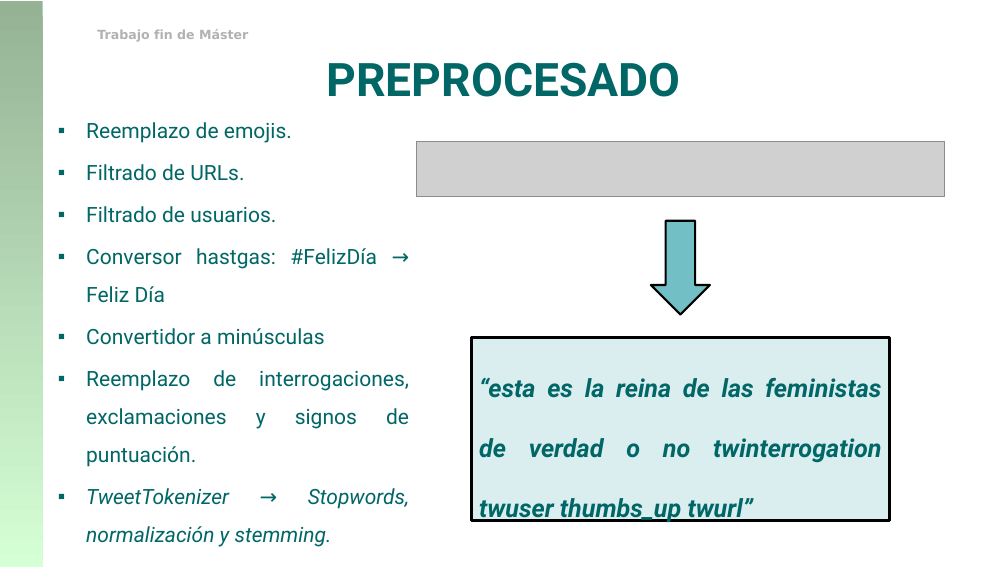
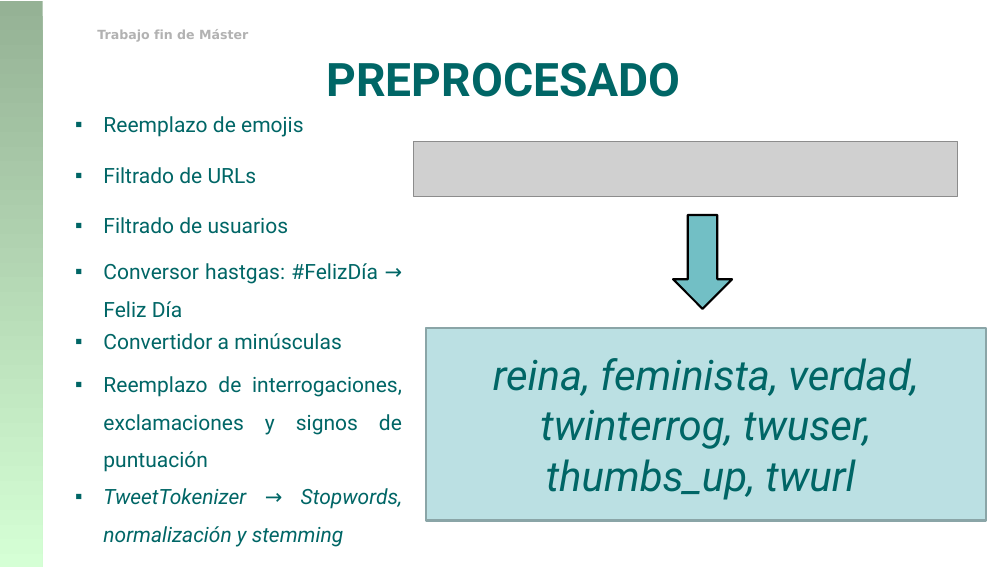
Before and after one commit to franciscorodriguez92/uned-tfm, a slide deck: slide 15 of TFM_Francisco_Rodriguez.pptx. Drawn at 1008x567 pixels with LibreOffice and Linux fonts; fonts in the diff are those of the drawing; grey boxes stand for pictures; background and template pictures are left out. Boxes give left, top, right and bottom in pixels: in the first picture for what was removed or moved away, otherwise in the second. Text is boxed around its words. In the diff, an @@ line names an element or a change of style, - is before the commit and + after.

```diff
--- a/TFM_Francisco_Rodriguez.pptx
+++ b/TFM_Francisco_Rodriguez.pptx
@@ text added at <box>103,116,304,137</box>, 20 pt, text #006666 @@
+▪ Reemplazo de emojis
@@ text removed at <box>86,122,409,547</box> @@
-▪ Reemplazo de emojis.
-▪ Filtrado de URLs.
-▪ Filtrado de usuarios.
-▪ Conversor hastgas: #FelizDía → Feliz Día
-▪ Convertidor a minúsculas
-▪ Reemplazo de interrogaciones, exclamaciones y signos de puntuación.
-▪ TweetTokenizer → Stopwords, normalización y stemming.
@@ picture: place and size @@
-picture at <box>417,141,945,196</box>
+picture at <box>414,141,957,196</box>
@@ text added at <box>103,167,257,184</box>, 20 pt, text #006666 @@
+▪ Filtrado de URLs
@@ text added at <box>103,217,289,234</box>, 20 pt, text #006666 @@
+▪ Filtrado de usuarios
@@ down arrow: place and size @@
-down arrow at <box>651,221,710,315</box>
+down arrow at <box>673,215,732,309</box>
@@ text added at <box>103,263,378,318</box>, 20 pt, text #006666 @@
+▪ Conversor hastgas: #FelizDía → Feliz Día
@@ rectangle "reina, feminista, verdad, twinterrog, twuser, ...": place and size @@
-rectangle "reina, feminista, verdad, twinterrog, twuser, ..." at <box>472,338,889,520</box>
+rectangle "reina, feminista, verdad, twinterrog, twuser, ..." at <box>426,327,986,520</box>
@@ rectangle "reina, feminista, verdad, twinterrog, twuser, ..." at <box>426,327,986,520</box>: vertical alignment top to middle; fill #DAEDEF to #BBE0E3; outline #000000 3 pt to #8AA6A8 2 pt @@
@@ rectangle added at <box>426,327,969,495</box>, fill #FFFFFF, outline #BBE0E3 2 pt @@
@@ text added at <box>103,333,342,350</box>, 20 pt, text #006666 @@
+▪ Convertidor a minúsculas
@@ text in rectangle at <box>493,358,918,500</box>: text changed; size 24 to 40 pt; bold off @@
-“esta es la reina de las feministas de verdad o no twinterrogation twuser thumbs_up twurl”
+reina, feminista, verdad, twinterrog, twuser, thumbs_up, twurl
@@ text added at <box>103,376,402,472</box>, 20 pt, text #006666 @@
+▪ Reemplazo de interrogaciones, exclamaciones y signos de puntuación
@@ text added at <box>103,488,402,547</box>, 20 pt, text #006666, italic @@
+▪ TweetTokenizer → Stopwords, normalización y stemming
```
Also in this commit, not shown: 20 other slides changed, 2 slides removed, 1 other file.
